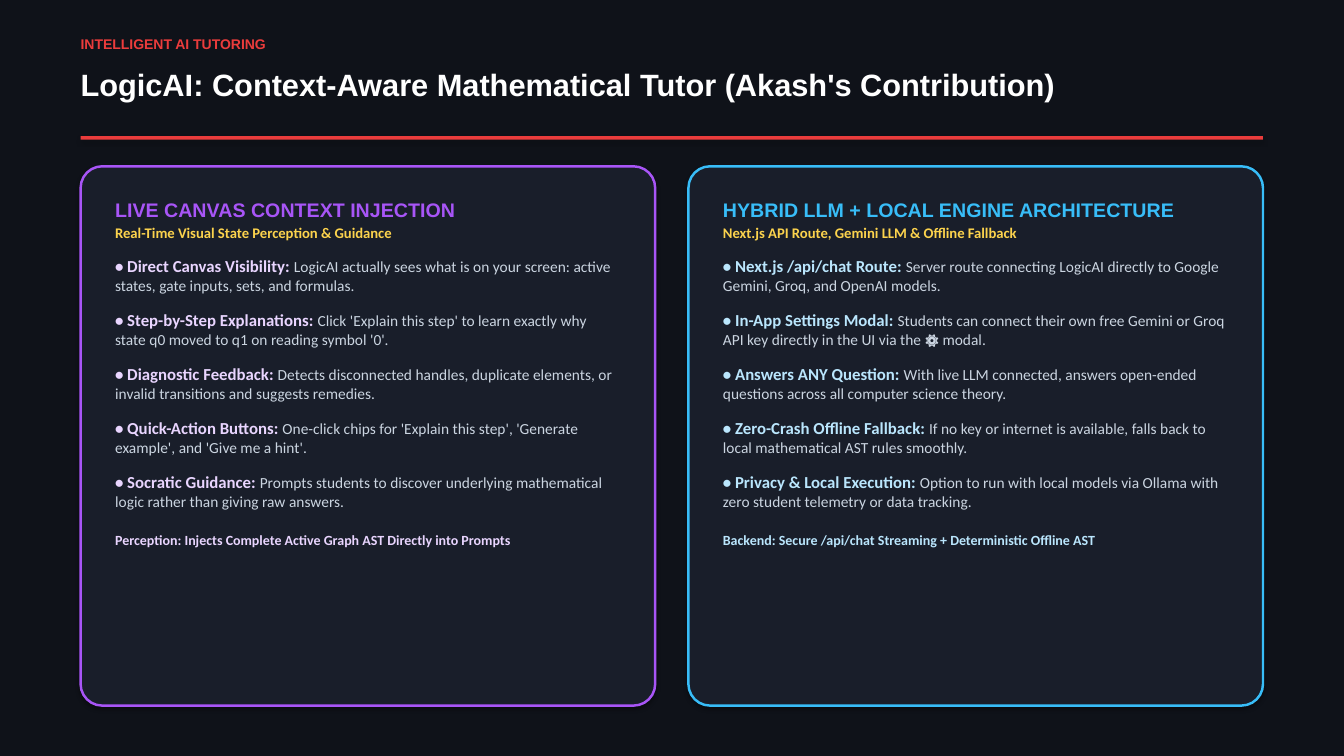
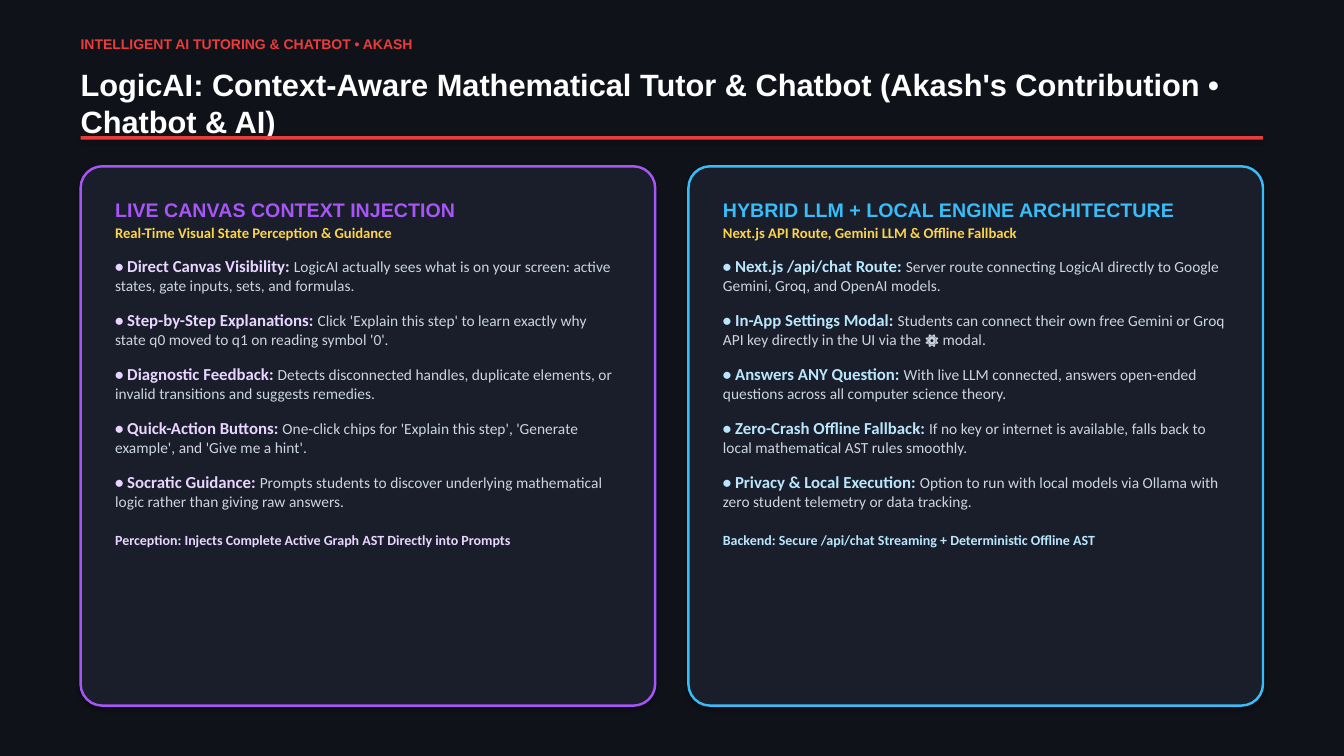
Before and after one commit to akash20065ray-sys/Logic_verse, a slide deck: slide 10 of LogicVerse_Presentation_With_Names.pptx. Drawn at 1344x756 pixels with LibreOffice and Linux fonts; fonts in the diff are those of the drawing. Boxes give left, top, right and bottom in pixels: in the first picture for what was removed or moved away, otherwise in the second. Text is boxed around its words. In the diff, an @@ line names an element or a change of style, - is before the commit and + after.

```diff
--- a/LogicVerse_Presentation_With_Names.pptx
+++ b/LogicVerse_Presentation_With_Names.pptx
@@ text at <box>81,39,413,49</box>: text changed @@
-INTELLIGENT AI TUTORING
+INTELLIGENT AI TUTORING & CHATBOT • AKASH
@@ text at <box>81,73,1199,138</box>: text changed @@
-LogicAI: Context-Aware Mathematical Tutor (Akash's Contribution)
+LogicAI: Context-Aware Mathematical Tutor & Chatbot (Akash's Contribution • Chatbot & AI)
```
Also in this commit, not shown: 8 other slides changed, 2 other files.
